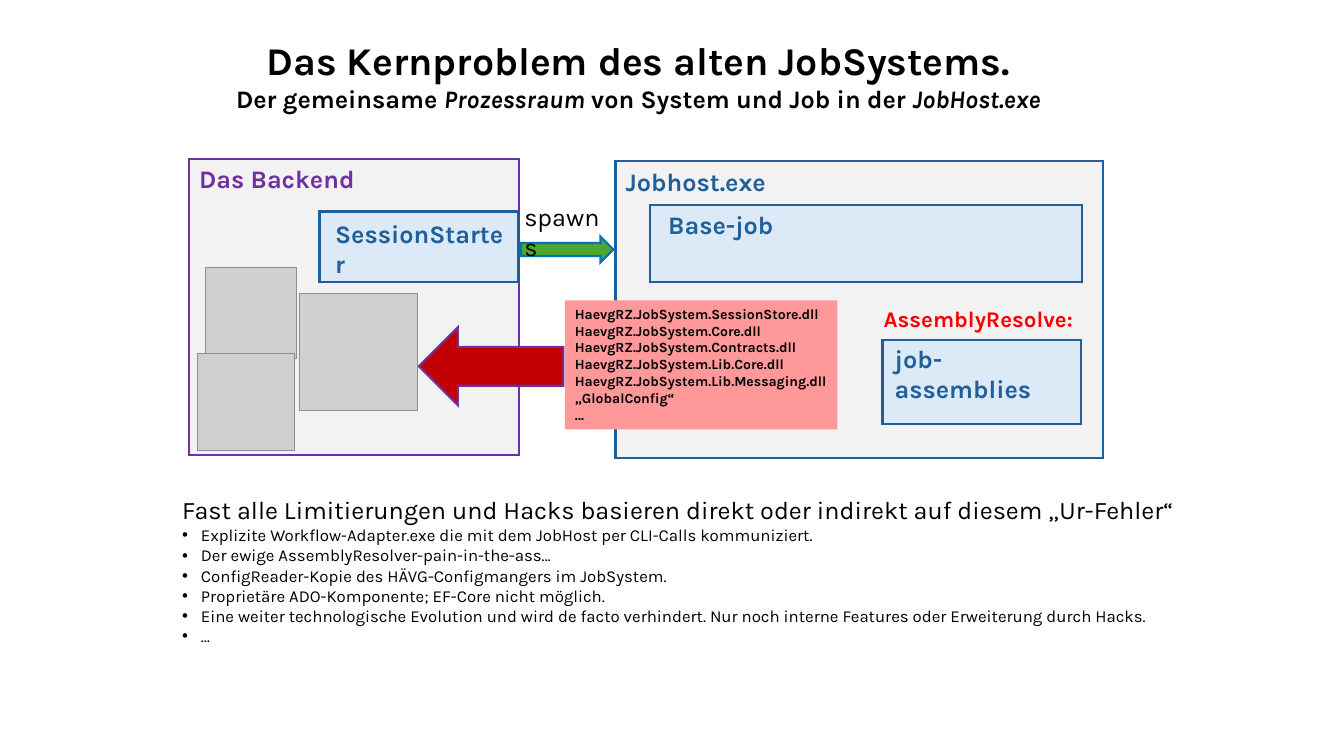
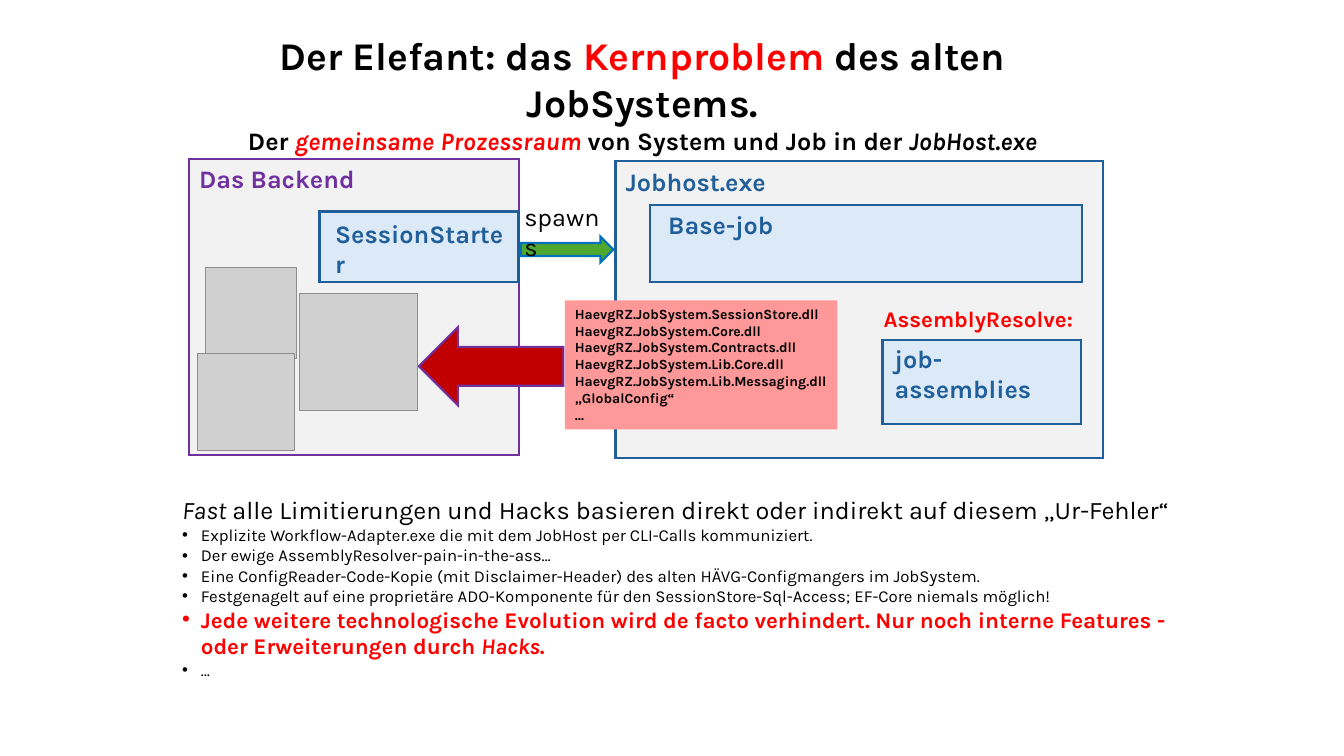
Before and after one commit to ckluth/josyn-platform, a slide deck: slide 4 of josyn-intro.pptx (slide 1 before the commit). Drawn at 1344x756 pixels with LibreOffice and Linux fonts; fonts in the diff are those of the drawing; grey boxes stand for pictures. Boxes give left, top, right and bottom in pixels: in the first picture for what was removed or moved away, otherwise in the second. Text is boxed around its words. In the diff, an @@ line names an element or a change of style, - is before the commit and + after.

```diff
--- a/josyn-intro.pptx
+++ b/josyn-intro.pptx
@@ text "Der Elefant: das Kernproblem des ..." moved from (x1=236, y1=48, x2=1040, y2=115) to (x1=248, y1=42, x2=1037, y2=157) @@
@@ text at (x1=280, y1=42, x2=1005, y2=127): text changed @@
-Das Kernproblem des alten JobSystems.
+Der Elefant: das Kernproblem des alten JobSystems.
@@ text at (x1=248, y1=132, x2=1037, y2=157): text colour #000000 to #FF0000 in "gemeinsame Prozessraum"; italic on in "gemeinsame" @@
@@ text at (x1=182, y1=501, x2=1169, y2=526): italic on in "Fast" @@
@@ text at (x1=201, y1=568, x2=1152, y2=660): text changed @@
-• ConfigReader-Kopie des HÄVG-Configmangers im JobSystem.
-• Proprietäre ADO-Komponente; EF-Core nicht möglich.
-• Eine weiter technologische Evolution und wird de facto verhindert. Nur noch interne Features oder Erweiterung durch Hacks.
+• Eine ConfigReader-Code-Kopie (mit Disclaimer-Header) des alten HÄVG-Configmangers im JobSystem.
+• Festgenagelt auf eine proprietäre ADO-Komponente für den SessionStore-Sql-Access; EF-Core niemals möglich!
+• Jede weitere technologische Evolution wird de facto verhindert. Nur noch interne Features - oder Erweiterungen durch Hacks.
```
Also in this commit, not shown: 3 other slides changed, 4 slides added, 2 slides removed.
